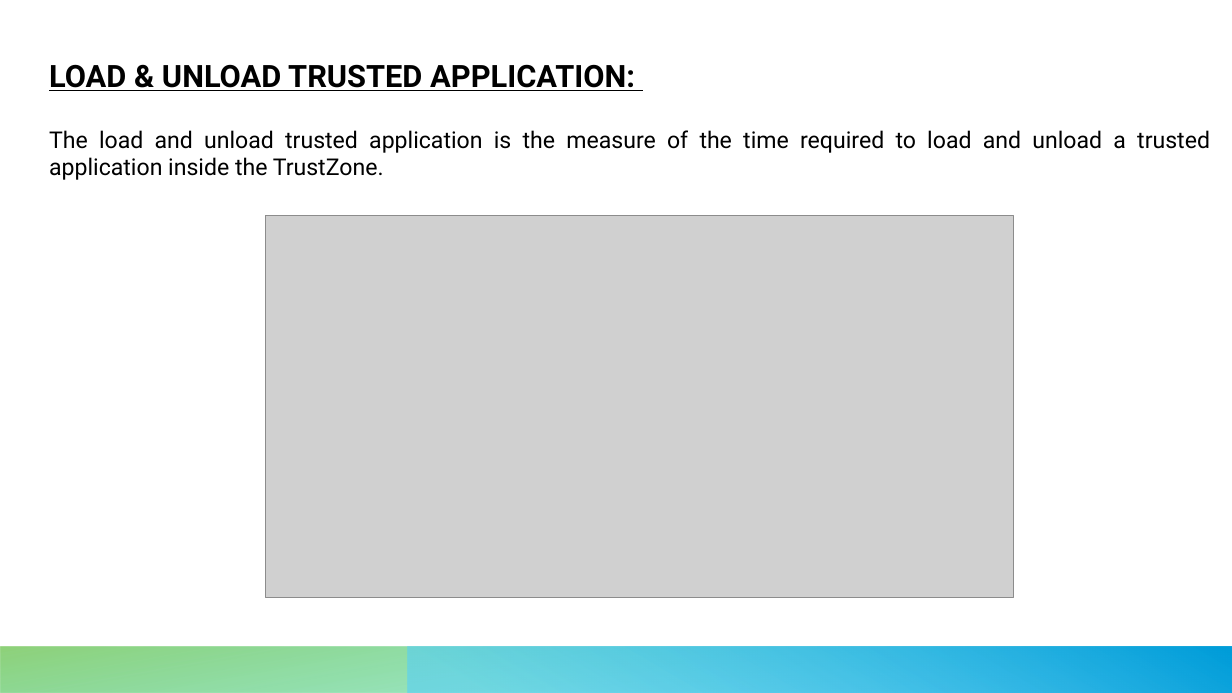
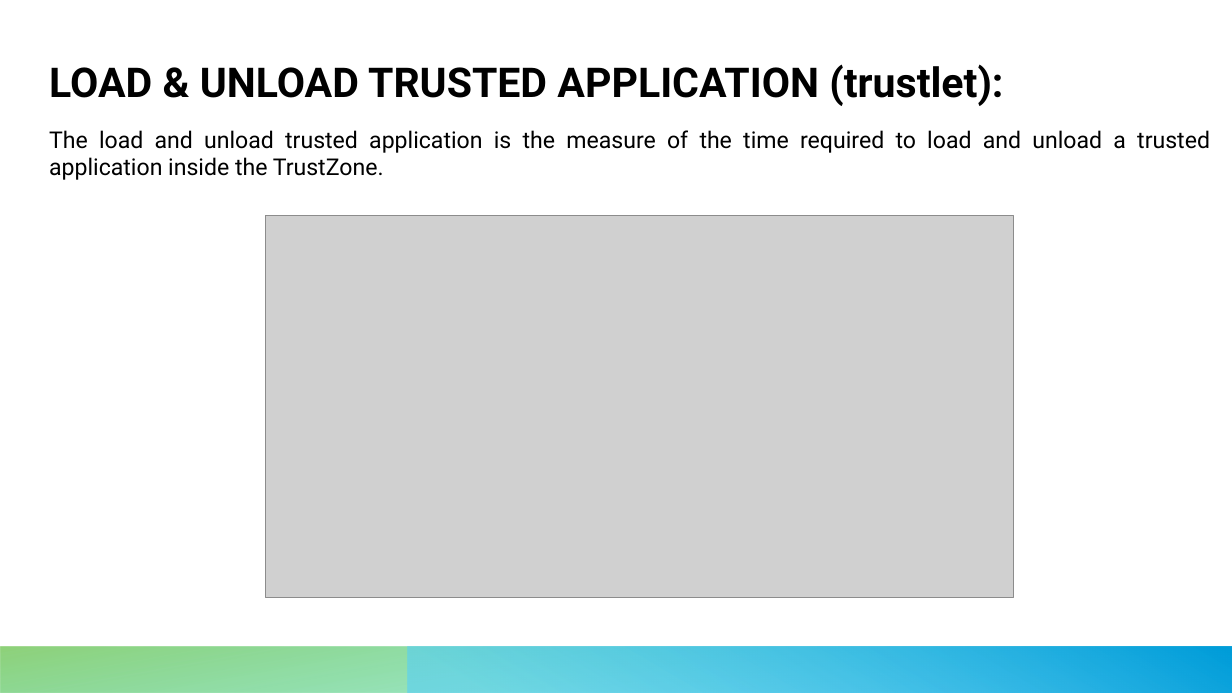
Before and after one commit to leonardopoggiani/Appunti, a slide deck: slide 26 of ComputerArchitecture/Presentazione/Presentazione_2.pptx. Drawn at 1232x693 pixels with LibreOffice and Linux fonts; fonts in the diff are those of the drawing; grey boxes stand for pictures. Boxes give left, top, right and bottom in pixels: in the first picture for what was removed or moved away, otherwise in the second. Text is boxed around its words. In the diff, an @@ line names an element or a change of style, - is before the commit and + after.

```diff
--- a/ComputerArchitecture/Presentazione/Presentazione_2.pptx
+++ b/ComputerArchitecture/Presentazione/Presentazione_2.pptx
@@ text at bbox=[49, 64, 1003, 106]: text changed; size 24 to 32 pt @@
-LOAD & UNLOAD TRUSTED APPLICATION:
+LOAD & UNLOAD TRUSTED APPLICATION (trustlet):
```
Also in this commit, not shown: 24 other slides changed, 9 slides added, 7 slides removed, 3 other files.
